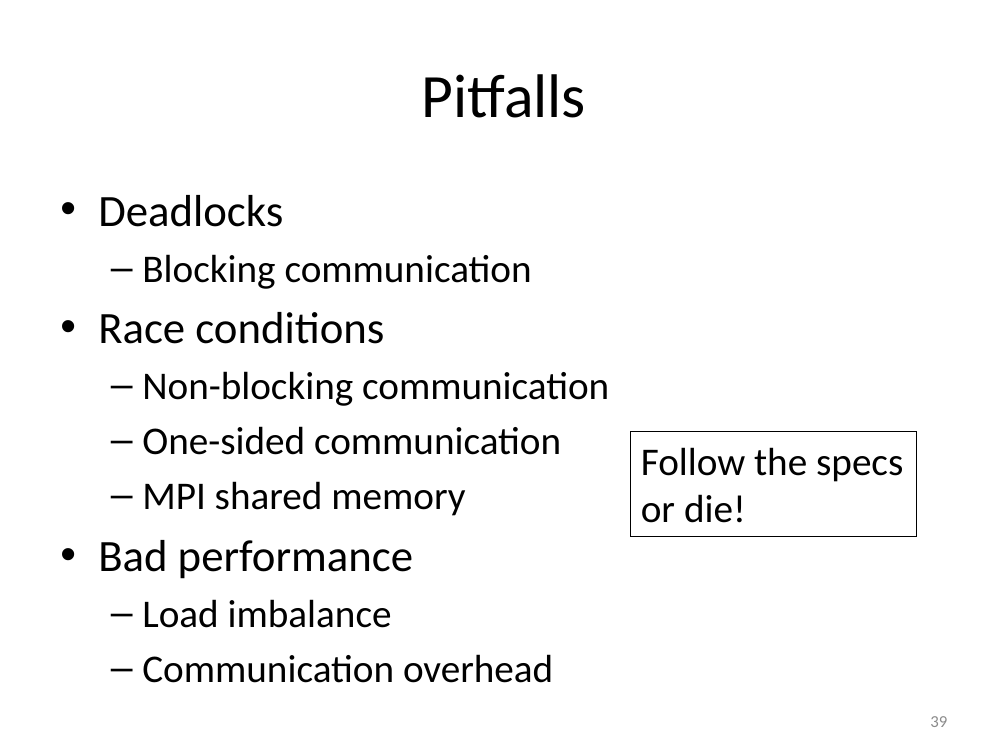
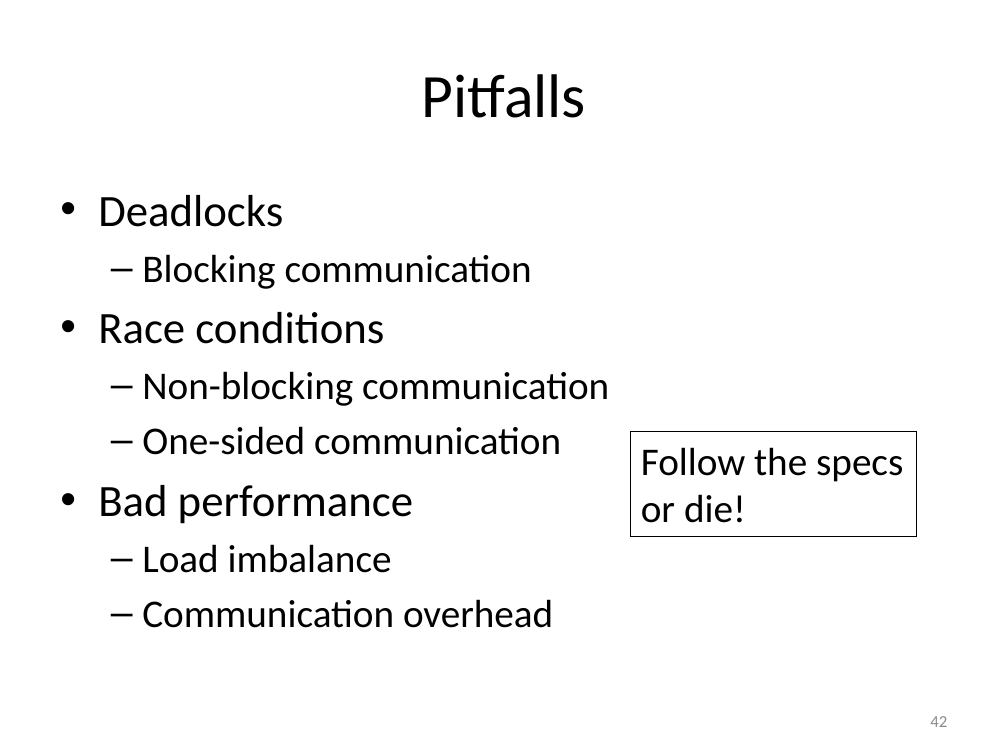
Before and after one commit to gjbex/training-material, a slide deck: slide 42 of Python/Mpi4py/mpi4py.pptx (slide 39 before the commit). Drawn at 1008x756 pixels with LibreOffice and Linux fonts; fonts in the diff are those of the drawing. Boxes give left, top, right and bottom in pixels: in the first picture for what was removed or moved away, otherwise in the second. Text is boxed around its words. In the diff, an @@ line names an element or a change of style, - is before the commit and + after.

```diff
--- a/Python/Mpi4py/mpi4py.pptx
+++ b/Python/Mpi4py/mpi4py.pptx
@@ text at [142, 481, 465, 516]: paragraph removed @@
-  – MPI shared memory
@@ page number at [930, 716, 947, 727]: text changed @@
-39
+42
```
Also in this commit, not shown: 6 other slides changed, 6 slides added, 2 slides removed.
